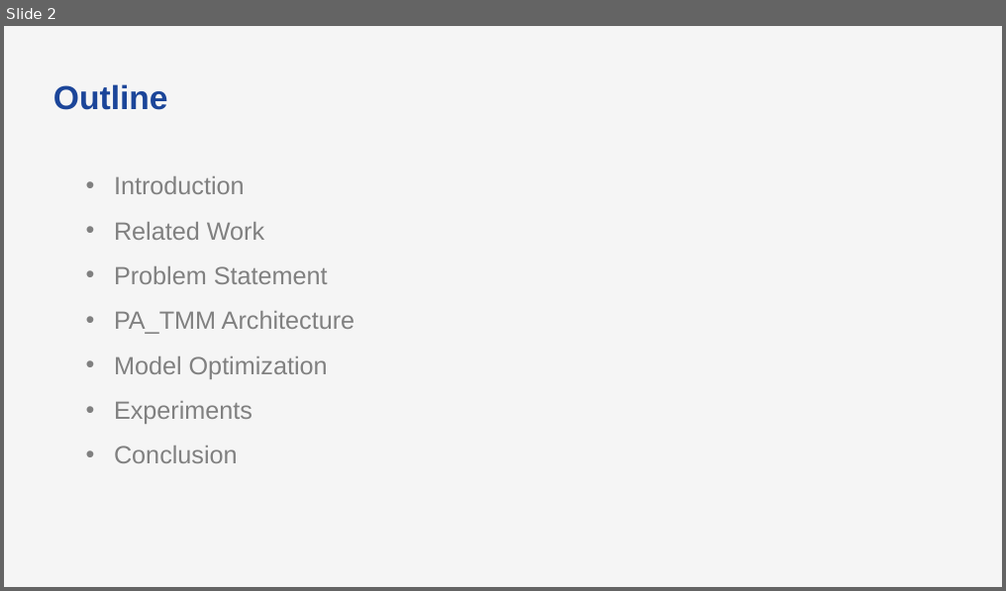
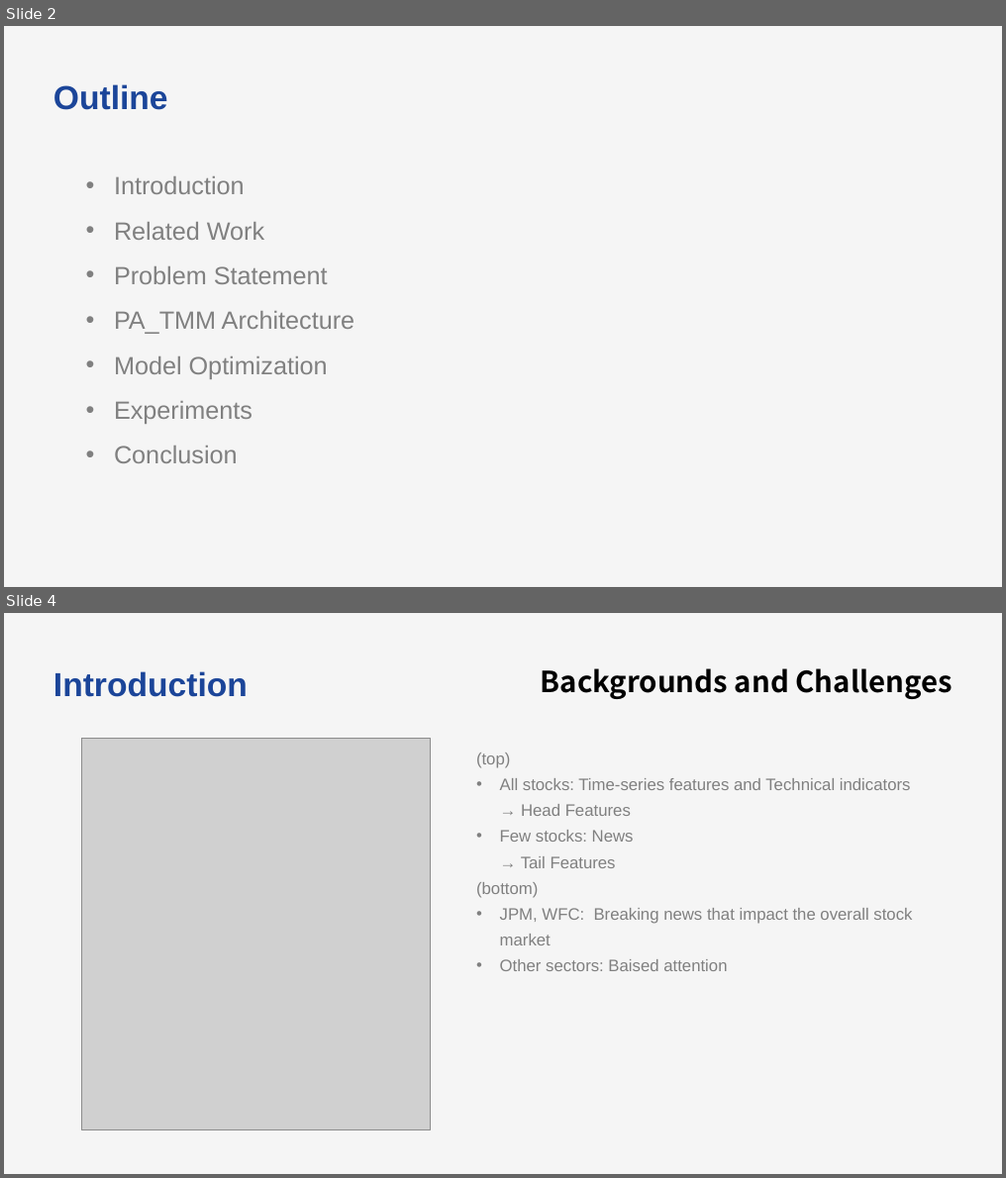
Before and after one commit to bts1991/study, a slide deck: 논문 Review/Others/paper_review.pptx. Shown one above the other, each under a label of ours: slide 2 before the commit, slides 2 and 4 after it; the slides between them are not shown. The pictures are 1006x591 and 1006x1178 pixels, drawn with LibreOffice and Linux fonts; fonts in the diff are those of the drawing; grey boxes stand for pictures. Boxes give left, top, right and bottom in pixels: in the first picture for what was removed or moved away, otherwise in the second. Text is boxed around its words. In the diff, an @@ line names an element or a change of style, - is before the commit and + after.

```diff
--- a/논문 Review/Others/paper_review.pptx
+++ b/논문 Review/Others/paper_review.pptx
@@ slide 4 added at [4,613,1002,1174], background #F5F5F5 @@
@@ text added at [54,671,248,697], 32 pt, text #1B4599, bold @@
+Introduction
@@ text added at [541,668,952,699], 28 pt, text #000000, bold @@
+Backgrounds and Challenges
@@ picture added at [81,739,430,1131] @@
@@ text added at [476,753,912,971], 16 pt, text #808080 @@
+  (top)
+  • All stocks: Time-series features and Technical indicators
+    → Head Features
+  • Few stocks: News
+    → Tail Features
+  (bottom)
+  • JPM, WFC: Breaking news that impact the overall stock market
+  • Other sectors: Baised attention
```
Also in this commit, not shown: 2 slides changed, 1 other file.
